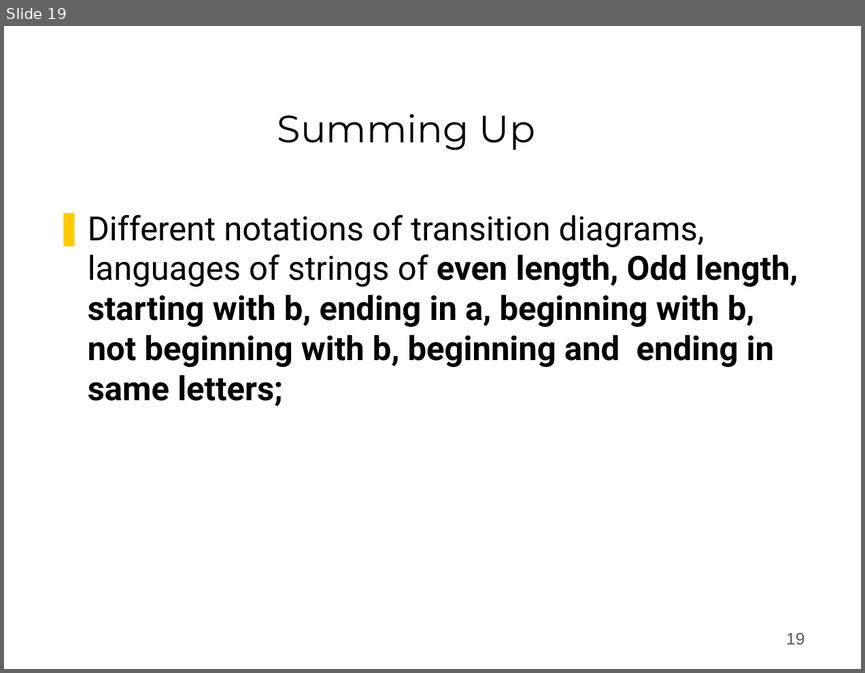
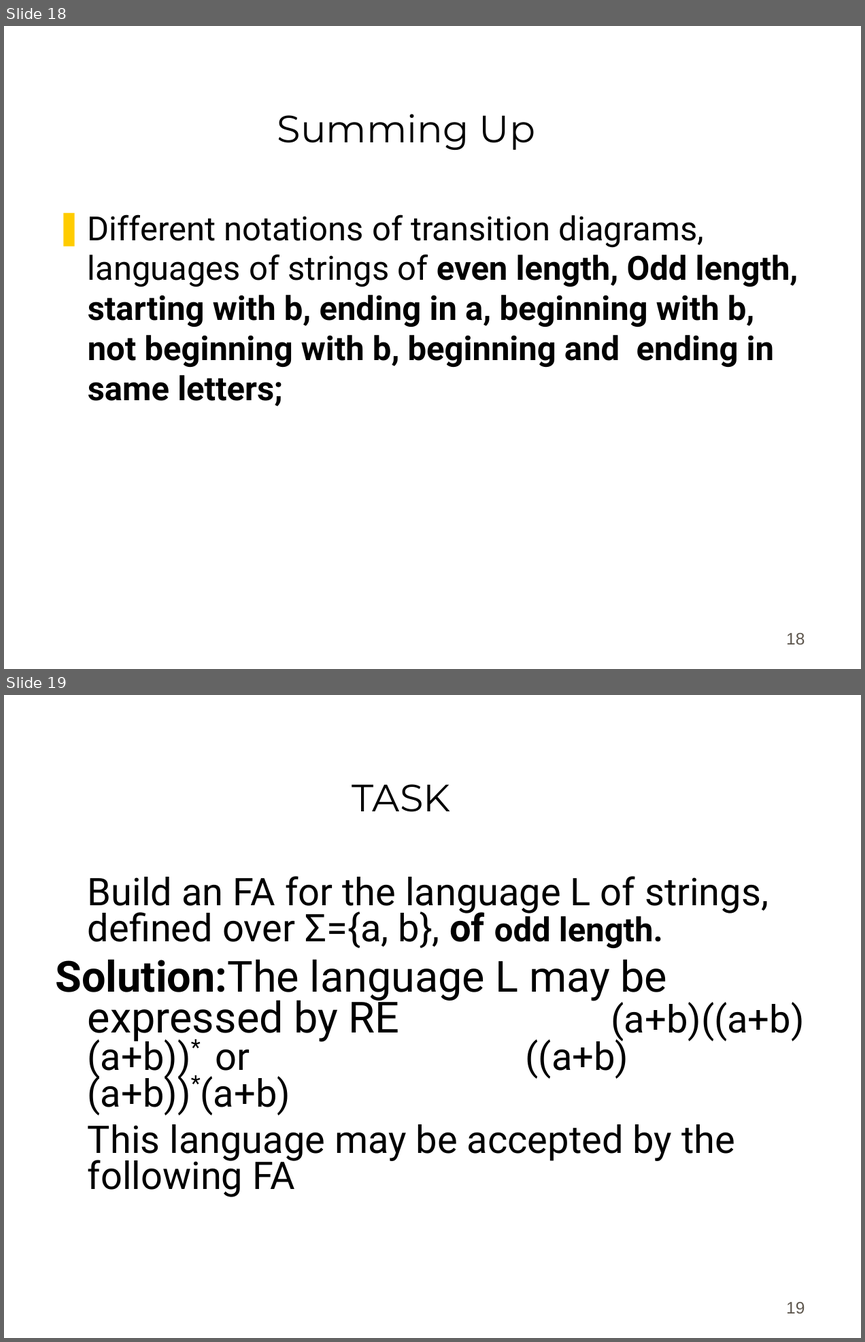
Before and after one commit to bamboat3/toa, a slide deck: Lesson 05.ppt. Shown one above the other, each under a label of ours: slide 19 before the commit, slides 18 and 19 after it. The pictures are 865x673 and 865x1342 pixels, drawn with LibreOffice and Linux fonts; fonts in the diff are those of the drawing; background and template pictures are left out. Boxes give left, top, right and bottom in pixels: in the first picture for what was removed or moved away, otherwise in the second. Text is boxed around its words. In the diff, an @@ line names an element or a change of style, - is before the commit and + after.

```diff
--- a/Lesson 05.ppt
+++ b/Lesson 05.ppt
@@ slide 19 added at (4, 695, 861, 1338), background #FFFFFF @@
@@ title added at (352, 784, 451, 812), 32 pt, text #000000 @@
+TASK
@@ text added at (56, 876, 804, 1197), 32 pt, text #000000 @@
+Build an FA for the language L of strings, defined over Σ={a, b}, of odd length.
+Solution:The language L may be expressed by RE (a+b)((a+b)(a+b))* or ((a+b)(a+b))*(a+b)
+This language may be accepted by the following FA
@@ page number added at (786, 1302, 804, 1313), 14 pt, text #5E574E @@
+19
@@ what was slide 19 is now slide 18 @@
@@ page number at (786, 633, 804, 645): text changed @@
-19
+18
```
Also in this commit, not shown: 4 slides changed, 1 other slide added, 14 other files.
